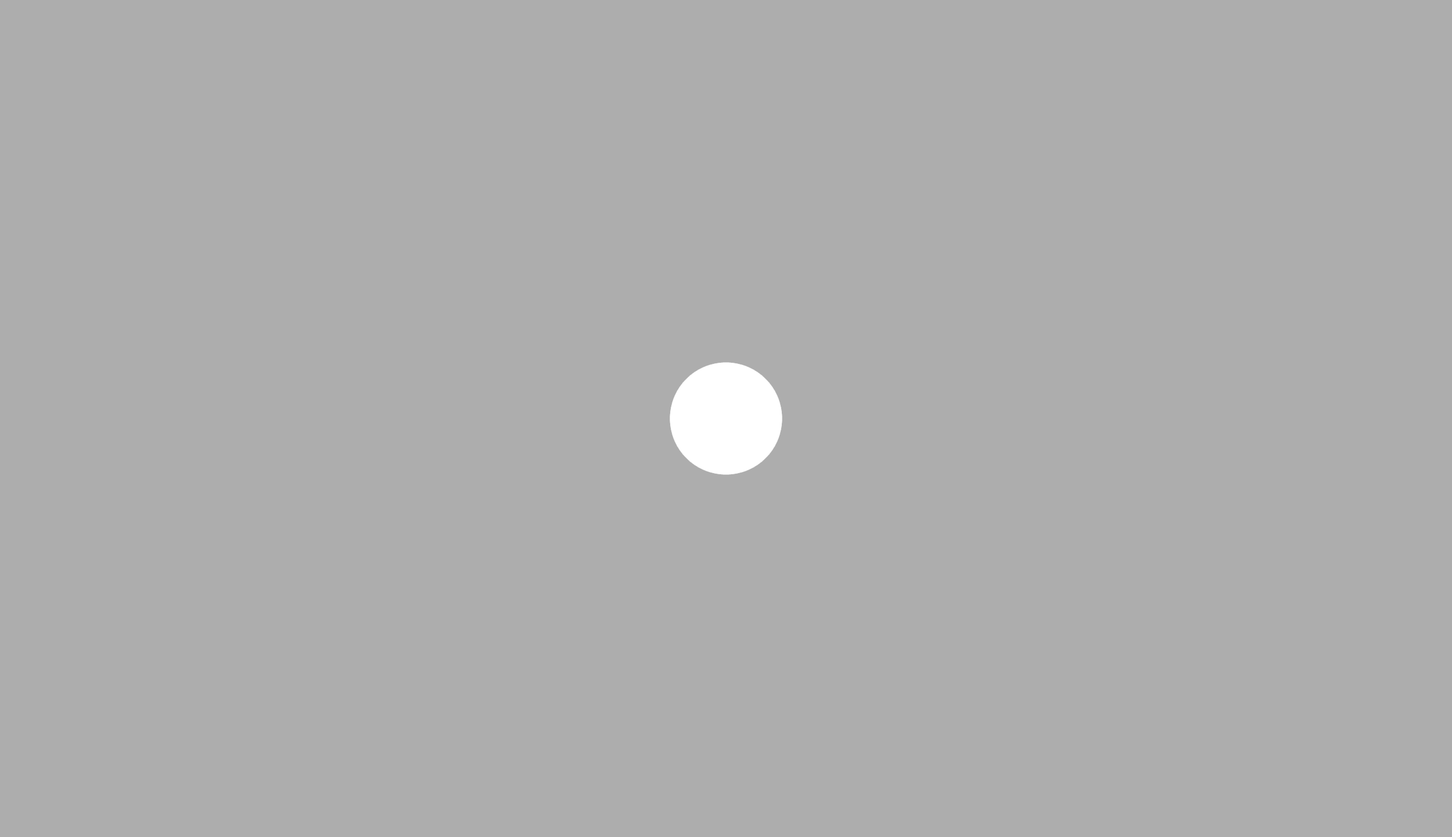
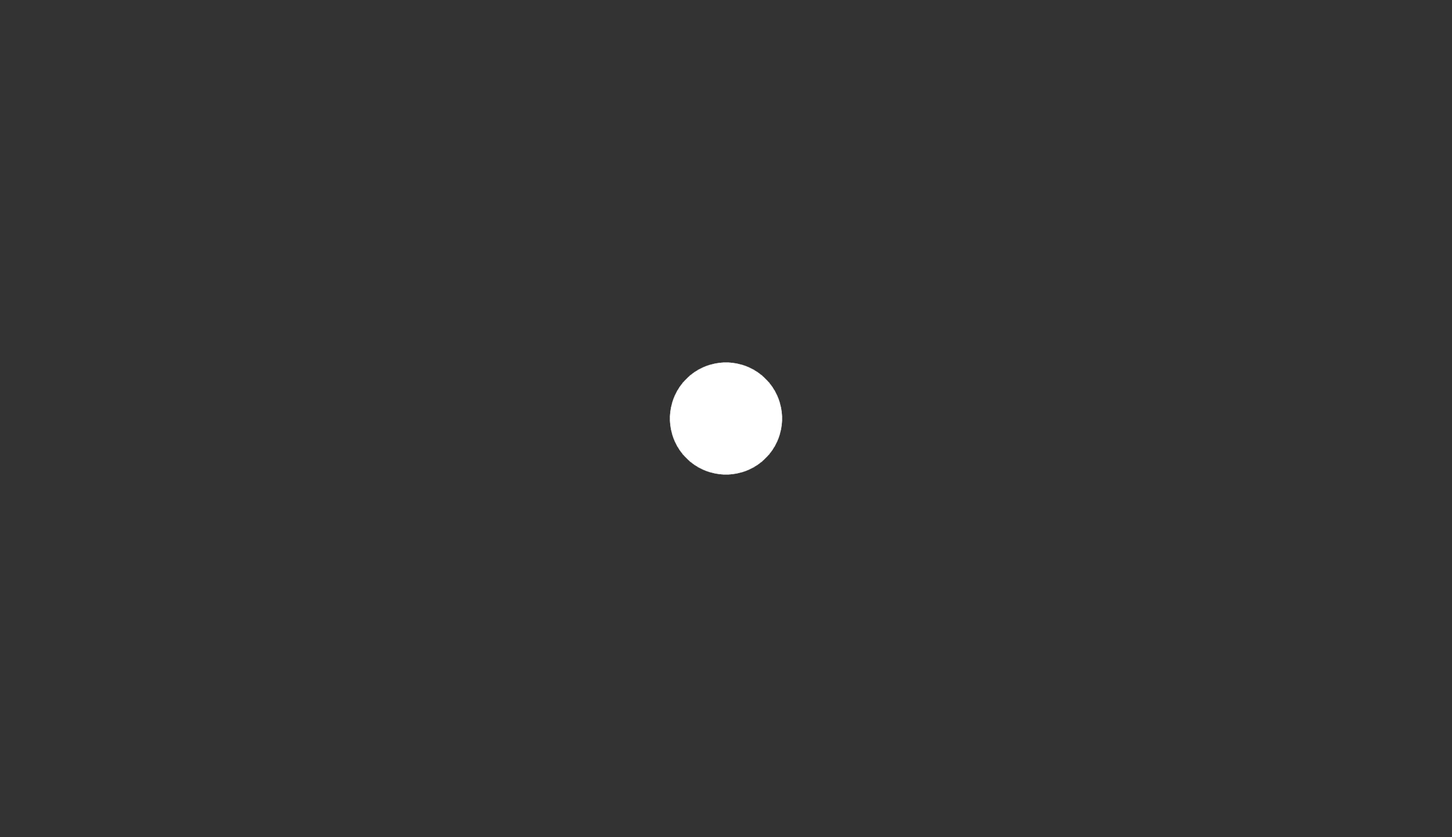
Layer changes from the first 1452px x 837px image to the second:
added layer "focus80" (80%) above "focus30" over [left=0, top=0, right=1452, bottom=837]
renamed "focus" to "focus30", hid it, opacity 32% → 30%, painted on it over [left=0, top=0, right=1452, bottom=837]
